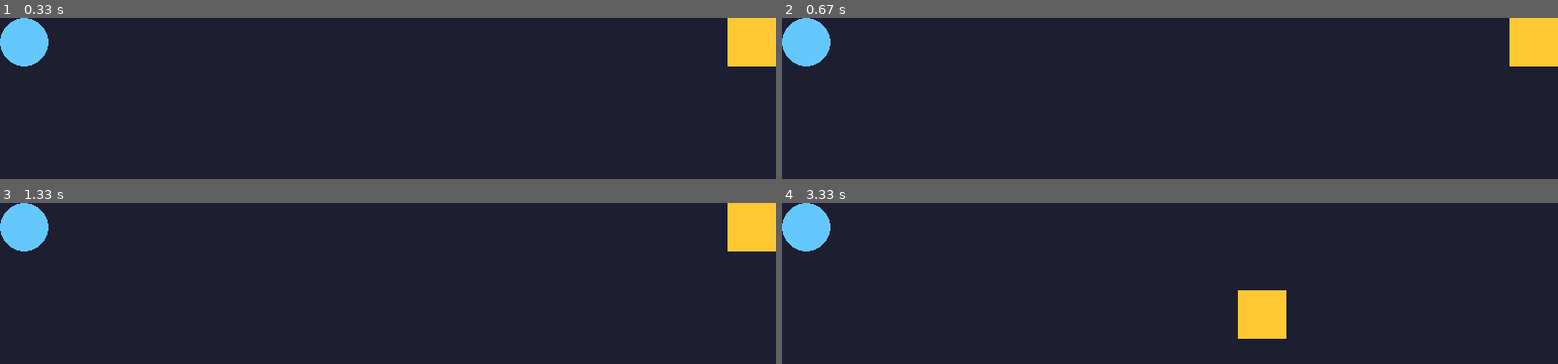
Above: before the commit, frames 1-4 (two rows, left to right).
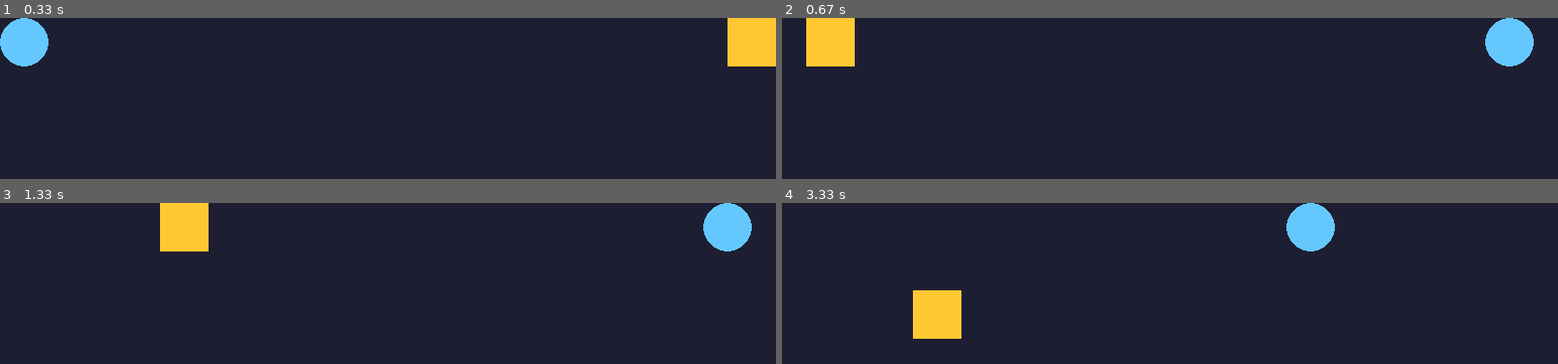
Above: after the commit, the same moments.

Repository: SivanTheGreat/pygame-lesson2-SivanTheGreat
Game: pygame game, started from main.py
Two runs of this game, one before a commit and one after it. Both use one fixed random seed, a clock stepped at 60 frames per second and the inputs below.
Inputs:
- Up to frame 1 (0.33 s): no input
- Up to frame 2 (0.67 s): tap S at 0.33 s
- Up to frame 3 (1.33 s): hold Right 0.67-1.13 s
- Up to frame 4 (3.33 s): hold Right 1.5-1.97 s; tap S at 1.65, 3.05 s; hold Left 2-2.53 s; hold Down 2.57-2.87 s; hold Left 2.9-3.3 s

Frame 1 is identical in both runs. In frame 2, 5.2% of the frame differs, in the area x 0-100%, y 0-31%; in frame 3, 5.9%; in frame 4, 6.7%, in the area x 0-72%, y 0-85%.

Commit message:
Update main.py

Diff:
--- a/main.py
+++ b/main.py
@@ -37,6 +37,10 @@
             if event.type == pygame.KEYDOWN:
                 if event.key == pygame.K_SPACE:
                     controlling_rect = not controlling_rect  # החלף
+                if event.key == pygame.K_s:
+                # החלף בין מיקומי העיגול והריבוע
+                    x_re, x_cir = x_cir, x_re
+                    y_re, y_cir = y_re, y_cir
 
         # INPUT
         keys = pygame.key.get_pressed()
